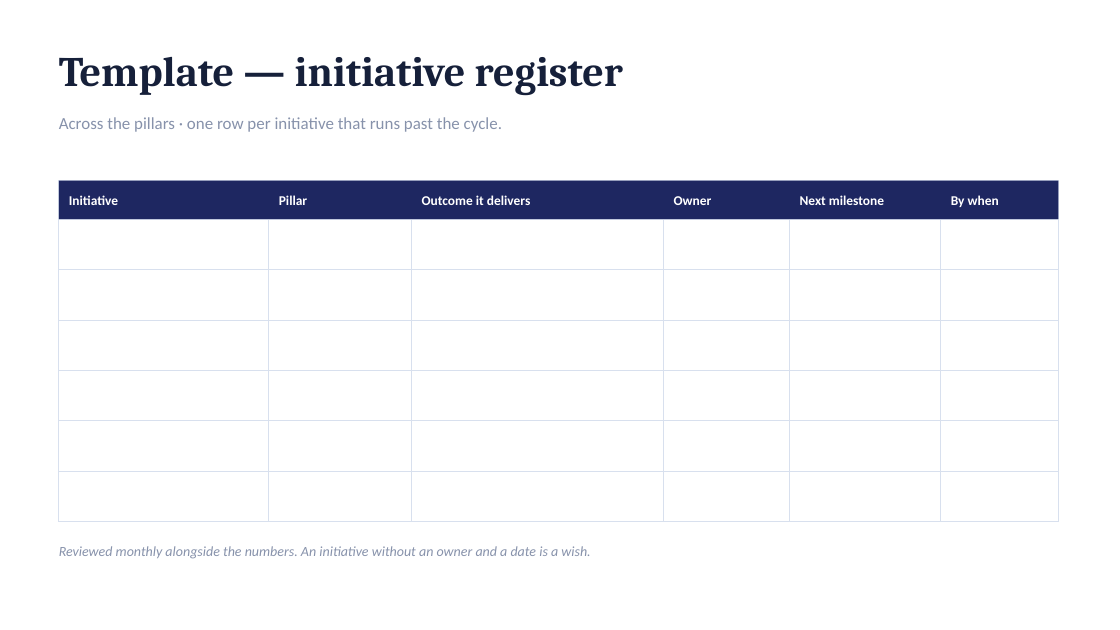
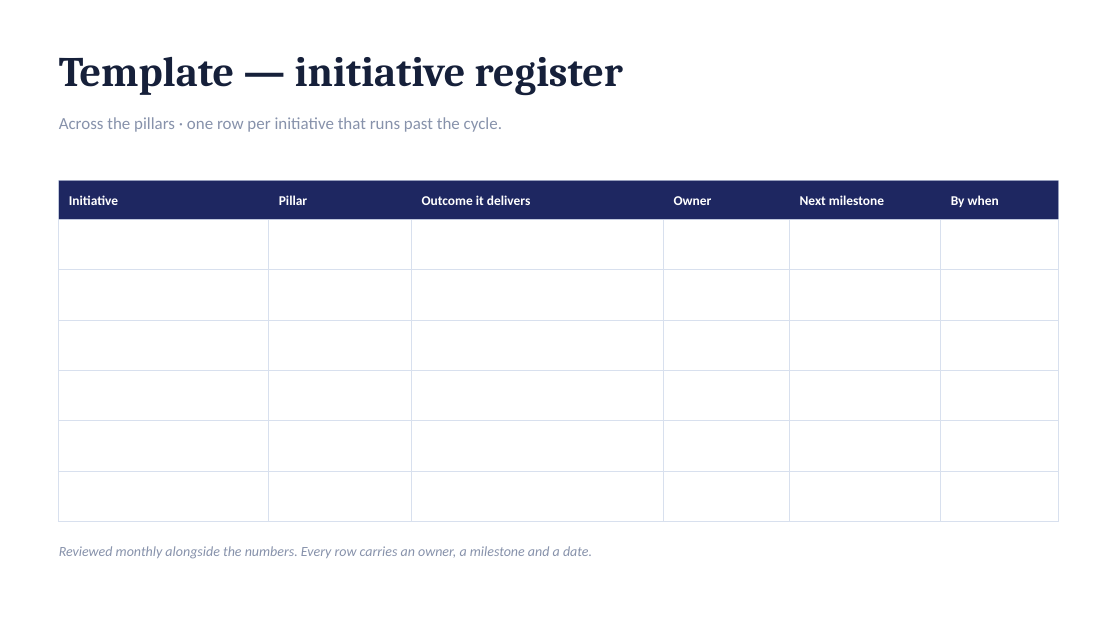
Before and after one commit to dhajjar-cyber/bae, a slide deck: slide 53 of FSI strategy/EAI&D-FSI-Strategy-Development-Plan.pptx. Drawn at 1120x630 pixels with LibreOffice and Linux fonts; fonts in the diff are those of the drawing. Boxes give left, top, right and bottom in pixels: in the first picture for what was removed or moved away, otherwise in the second. Text is boxed around its words. In the diff, an @@ line names an element or a change of style, - is before the commit and + after.

```diff
--- a/FSI strategy/EAI&D-FSI-Strategy-Development-Plan.pptx
+++ b/FSI strategy/EAI&D-FSI-Strategy-Development-Plan.pptx
@@ text at bbox=[59, 546, 592, 559]: text changed @@
-Reviewed monthly alongside the numbers. An initiative without an owner and a date is a wish.
+Reviewed monthly alongside the numbers. Every row carries an owner, a milestone and a date.
```
Also in this commit, not shown: 8 other slides changed, 1 other file.
